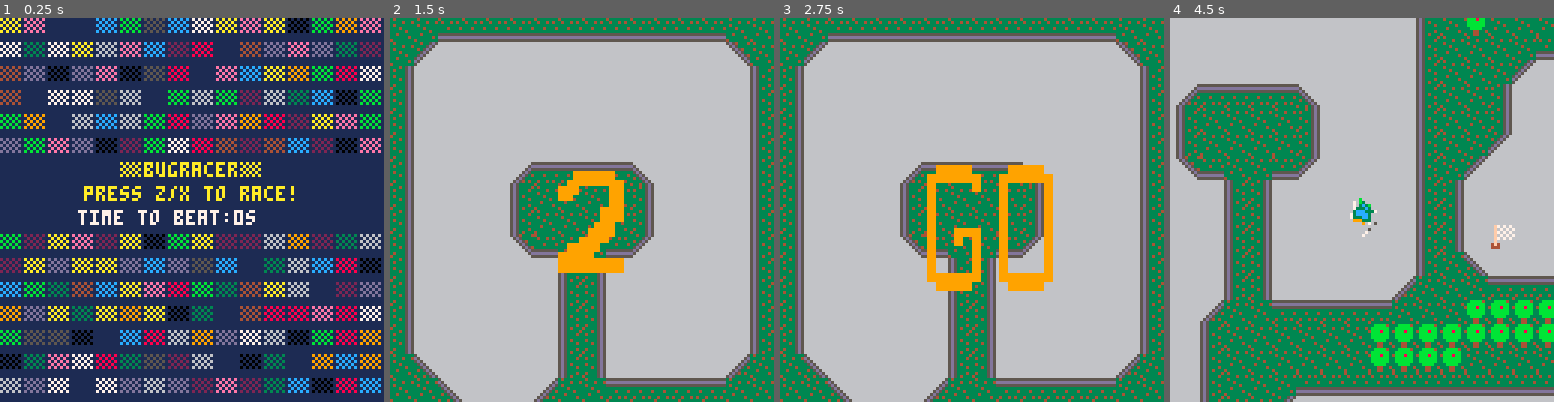
Above: before the commit, frames 1-4 (left to right).
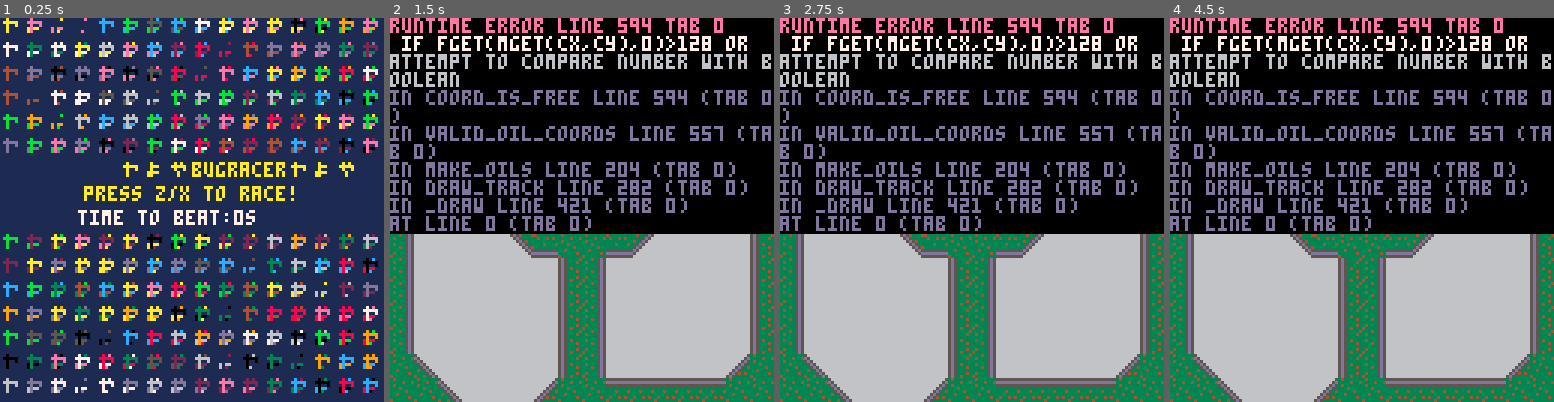
Above: after the commit, the same moments.

Repository: michaelchadwick/game-off-2016
Game: PICO-8 cartridge bugracer.p8
Two runs of this game, one before a commit and one after it. Both use one fixed random seed, a clock stepped at 60 frames per second and the inputs below.
Inputs:
- Up to frame 1 (0.25 s): no input
- Up to frame 2 (1.5 s): tap X (X key) at 0.33, 1.07 s; tap O (Z key) at 0.7 s
- Up to frame 3 (2.75 s): hold Right 1.6-2.1 s; tap O (Z key) at 1.7, 2.1, 2.5 s; tap X (X key) at 1.85 s; hold Up 2.15-2.42 s; hold Right from 2.47 s (still down)
- Up to frame 4 (4.5 s): tap O (Z key) every 0.4 s from 2.9 to 4.1 s; tap X (X key) at 2.97, 4.08 s; release Right at 3.03 s; hold Left 3.08-3.58 s; hold Down 3.63-3.97 s; hold Right from 4.02 s (still down)

The runs differ from the first frame. In frame 1, 23% of the frame differs, in the area x 0-100%, y 0-98%; in frame 2, 55%; in frame 3, 56%; in frame 4, 90%, in the area x 0-100%, y 0-100%.
Error after the commit: runtime error line 594 tab 0; if fget(mget(cx,cy),0)>128 or; attempt to compare number with boolean

Commit message:
refactoring, organization of methods, more debugging

Diff:
--- a/bugracer.p8
+++ b/bugracer.p8
@@ -33,7 +33,9 @@
 state_play=2
 state_dead=3
 state_win=4
-go_sfx=false
+f_go_sfx_played=false
+f_oils_made=false
+c_oils=0
 
 --car class
 car={}
@@ -103,6 +105,7 @@
  if hit_wall then
   self.spd*=-1.5
  elseif hit_oil then
+  printh("on oil slick")
   self.spd*=0.5
   self.x=tx
  else self.x=tx end
@@ -117,6 +120,7 @@
  if hit_wall then
   self.spd*=-1.5
  elseif hit_oil then
+  printh("on oil slick")
   self.spd*=0.5
   self.y=ty
  else self.y=ty end
@@ -176,8 +180,7 @@
  cam_y=0
  exhausts={}
  oils={}
-
- make_oils()
+ oils_to_make=flr(rnd(10))+5
 
  flag={sp=sp_flag,x=145,y=95}
  flag.box={
@@ -197,28 +200,16 @@
  game_state=state_321go
 end
 
-function valid_oil_coords()
- local sz=7
- local x=flr(rnd(wall_r))
- local y=x+sz
-
- if x    > wall_l    and
-    x-sz > wall_l    and
-    x    < wall_r    and
-    x+sz < wall_r    and
-    y    > wall_t    and
-    y-sz > wall_t    and
-    y    < wall_b    and
-    y+sz < wall_b    and
-    not fget(x,0)    and
-    not fget(x+sz,0) and
-    not fget(y,0)    and
-    not fget(y+sz,0) then
-  printh("new oil-x:"..x.." y:"..y)
-  return {x=x,y=y}
- else
-  printh("oil invalid")
-  valid_oil_coords()
+function make_oils()
+ if f_oils_made==false then
+  printh("===making oils===")
+  for i=1,oils_to_make do
+   add(oils,valid_oil_coords())
+   c_oils+=1
+  end
+  printh("oils_to_make:"..oils_to_make)
+  printh("c_oils:"..c_oils)
+  f_oils_made=true
  end
 end
 
@@ -231,14 +222,6 @@
   dx=64,dy=64,dz=1})
  add(zoomg,{sp=76,w=2,h=2,
   dx=64,dy=64,dz=1})
-end
-
-function make_oils()
- printh("======making oils======")
- oil_count=flr(rnd(10))+5
- for i=1,oil_count do
-  add(oils,valid_oil_coords())
- end
 end
 
 function make_exhaust(x,y)
@@ -274,14 +257,6 @@
  make_exhaust(ex_x,ex_y)
 end
 
-function game_over()
- print("game over",45,48,8)
- print("press z or x to restart",18,60,8)
- if btnp(btn_z) or btnp(btn_x) then
-  game_init()
- end
-end
-
 function draw_title()
  rectfill(wall_l,wall_t,wall_r,wall_b,1)
  for i=0,128 do
@@ -291,13 +266,13 @@
      if i!=48 and
         i!=56 and
         i!=64 then
-      print("▒",j,i,flr(rnd(15)))
+      print("�",j,i,flr(rnd(15)))
      end
     end
    end
   end
  end
- print("▒bugracer▒",
+ print("�bugracer�",
   40,48,10)
  print("press z/x to race!",
   28,56,10)
@@ -307,27 +282,15 @@
 
 function draw_track()
  map(0,0,0,0,64,64)
-end
-
-function game_win(c)
- game_state=state_win
- c.spd=0
- rectfill(c.x-23,c.y-25,c.x+25,c.y-10,3)
- print("▤you win▤",c.x-20,c.y-22,7)
- print(
-  "time:"..round(t/30,1).."s",
-  c.x-20,
-  c.y-16,7)
- sfx(2)
- music(-1)
- log_score(t)
+ make_oils()
 end
 
 function update_countdown()
+ zm_o=59
  for zm3 in all(zoom3) do
   zm3.dz+=0.1
-  zm3.dx=64-(zm3.dz*6)
-  zm3.dy=64-(zm3.dz*6)
+  zm3.dx=zm_o-(zm3.dz*6)
+  zm3.dy=zm_o-(zm3.dz*6)
   if zm3.dz>=3 then
    del(zoom3,zm3)
   end
@@ -336,8 +299,8 @@
  if #zoom3==0 then
   for zm2 in all(zoom2) do
    zm2.dz+=0.1
-   zm2.dx=64-(zm2.dz*6)
-   zm2.dy=64-(zm2.dz*6)
+   zm2.dx=zm_o-(zm2.dz*6)
+   zm2.dy=zm_o-(zm2.dz*6)
    if zm2.dz>=3 then
     del(zoom2,zm2)
    end
@@ -347,8 +310,8 @@
  if #zoom2==0 then
   for zm1 in all(zoom1) do
    zm1.dz+=0.1
-   zm1.dx=64-(zm1.dz*6)
-   zm1.dy=64-(zm1.dz*6)
+   zm1.dx=zm_o-(zm1.dz*6)
+   zm1.dy=zm_o-(zm1.dz*6)
    if zm1.dz>=3 then
     del(zoom1,zm1)
    end
@@ -361,8 +324,8 @@
    if zmg.dz>=3 then
     zmg.dz=3
    end
-   zmg.dx=64-(zmg.dz*6)
-   zmg.dy=64-(zmg.dz*6)
+   zmg.dx=zm_o-(zmg.dz*6)
+   zmg.dy=zm_o-(zmg.dz*6)
    zoomg_count+=1
    if zoomg_count>=20 then
     del(zoomg,zmg)
@@ -403,10 +366,10 @@
 end
 
 function draw_zooms()
- if go_sfx==false then
+ if f_go_sfx_played==false then
   go3_sfx=false go2_sfx=false
   go1_sfx=false gogo_sfx=false
-  go_sfx=true
+  f_go_sfx_played=true
  end
 
  if go3_sfx==false then
@@ -466,12 +429,12 @@
   draw_track()
 
   --exhausts
-	 for ex in all(exhausts) do
-	  circ(ex.x,ex.y,
-	   1.4/(ex.t/2.4),
-	   5+ex.t%3
-	  )
-	 end
+   for ex in all(exhausts) do
+    circ(ex.x,ex.y,
+     1.4/(ex.t/2.4),
+     5+ex.t%3
+    )
+   end
 
   --flag
   spr(flag.sp,flag.x,flag.y)
@@ -494,8 +457,32 @@
  end
 end
 
+function game_win(c)
+ game_state=state_win
+ c.spd=0
+ rectfill(c.x-23,c.y-25,c.x+25,c.y-10,3)
+ print("�you win�",c.x-20,c.y-22,7)
+ print(
+  "time:"..round(t/30,1).."s",
+  c.x-20,
+  c.y-16,7)
+ sfx(2)
+ music(-1)
+ log_score(t)
+end
+
+function game_over()
+ print("game over",45,48,8)
+ print("press z or x to restart",18,60,8)
+ if btnp(btn_z) or btnp(btn_x) then
+  game_init()
+ end
+end
+
+----------------------
 ----------------------
 ----helper methods----
+----------------------
 ----------------------
 function show_stats(c)
  print(
@@ -563,6 +550,58 @@
  else
   return true
  end
+end
+
+function valid_oil_coords()
+ local sz=7
+ local ox=flr(rnd(wall_r))
+ local oy=ox
+
+ if coord_is_free(ox,oy,sz) then
+  printh("ox:"..ox.." oy:"..oy)
+  mg1=mget(ox,oy)
+  mg2=mget(ox+sz,oy+sz)
+  fg1=fget(mg1)
+  fg2=fget(mg2)
+  if fg1==true then fg1b="true"
+  else fg1b="false" end
+  if fg2==true then fg2b="true"
+  else fg2b="false" end
+  printh("mget(ox,oy):"..mg1)
+  printh("mget(ox,oy+sz):"..mg2)
+  printh("fg1b:"..fg1b)
+  printh("fg2b:"..fg2b)
+  return {x=ox,y=oy}
+ else
+  printh("oil invalid")
+  valid_oil_coords()
+ end
+end
+
+--check if new thing's coordinates
+--are valid (only on road)
+function coord_is_free(cx,cy,csz)
+ local is_free=true
+ --is coord out bounds?
+ if cx     < wall_l    or
+    cx-csz < wall_l    or
+    cx     > wall_r    or
+    cx+csz > wall_r    or
+    cy     < wall_t    or
+    cy-csz < wall_t    or
+    cy     > wall_b    or
+    cy+csz > wall_b    then
+  is_free=false
+ end
+ --is coord on an obstacle?
+ if fget(mget(cx,cy),0)>128 or
+    fget(mget(cx+csz,cy+csz),0)>128 then
+  is_free=false
+ end
+ --todo
+ --is coord on the car?
+ --is coord on another oil?
+ return is_free
 end
 
 --access high score from cart
